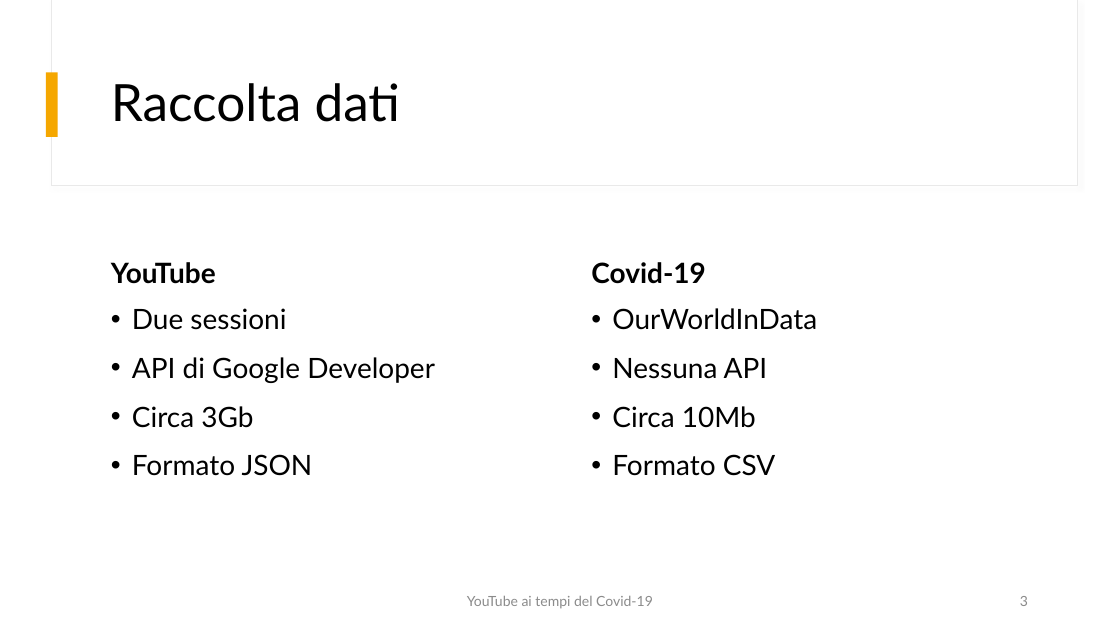
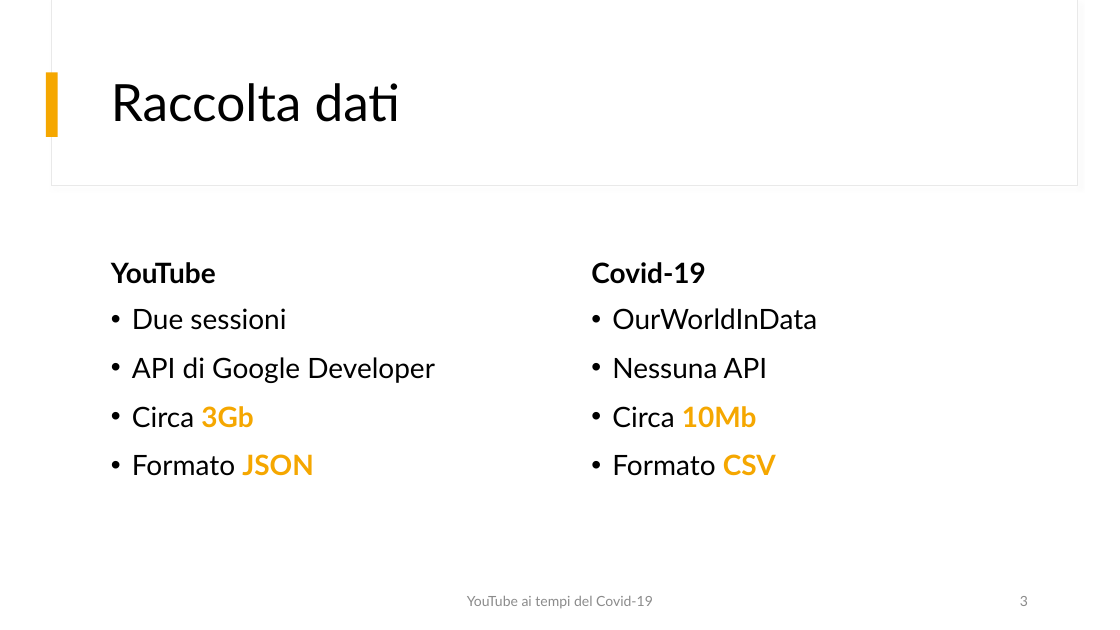
Before and after one commit to fedelux3/Youtube_trending_analysis, a slide deck: slide 3 of presentazione/presentazione.pptx. Drawn at 1120x630 pixels with LibreOffice and Linux fonts; fonts in the diff are those of the drawing. Boxes give left, top, right and bottom in pixels: in the first picture for what was removed or moved away, otherwise in the second. Text is boxed around its words. In the diff, an @@ line names an element or a change of style, - is before the commit and + after.

```diff
--- a/presentazione/presentazione.pptx
+++ b/presentazione/presentazione.pptx
@@ text at [132,406,314,476]: text colour #000000 to #F5A700, bold on in "3Gb", "JSON" @@
@@ text at [612,406,776,476]: text colour #000000 to #F5A700, bold on in "10Mb", "CSV" @@
```
Also in this commit, not shown: 11 other slides changed.
